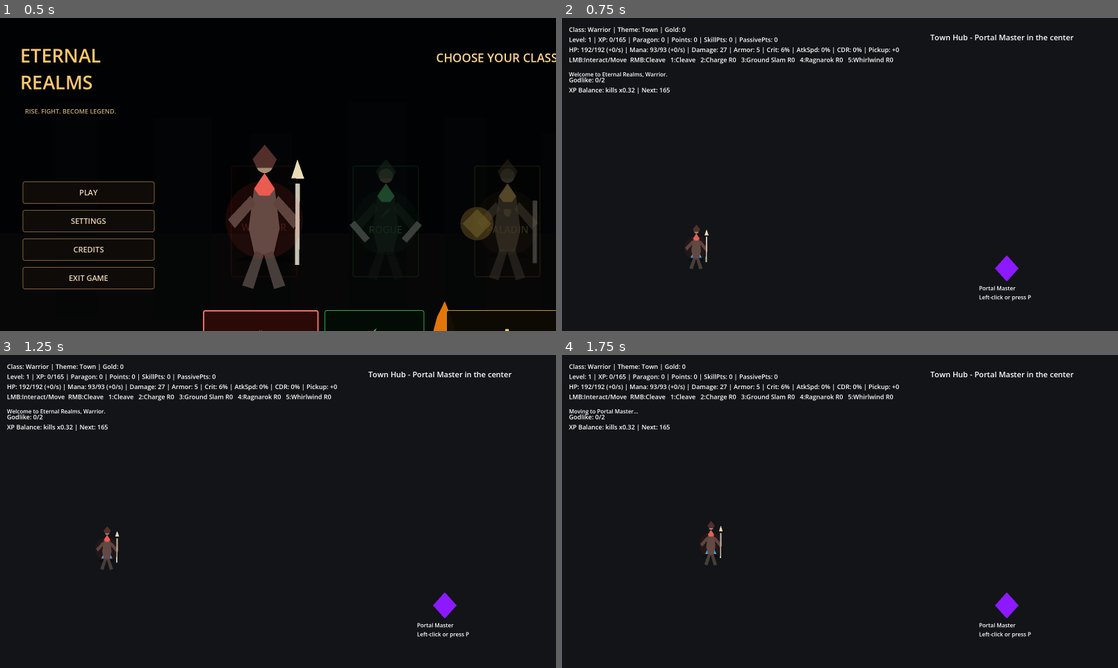
Above: before the commit, frames 1-4 (two rows, left to right).
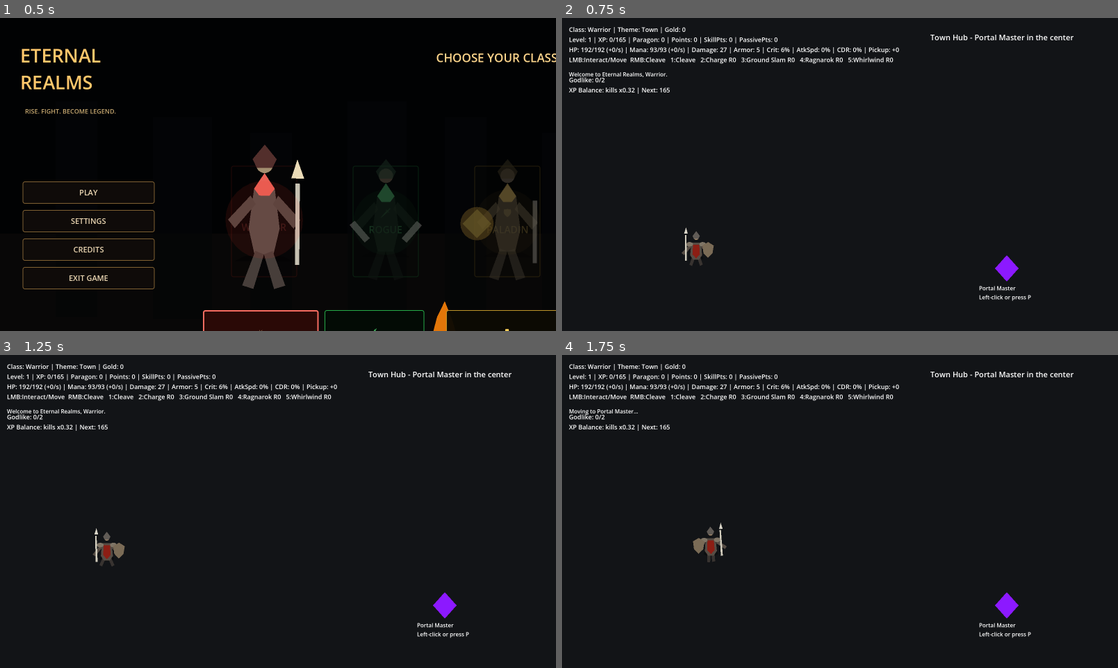
Above: after the commit, the same moments.

Repository: timjohan93-cyber/Eternal-Realms
Game: Godot game, scene res://scenes/Main.tscn
Two runs of this game, one before a commit and one after it. Both use one fixed random seed, a clock stepped at 60 frames per second and the inputs below.
Inputs (mouse positions are in pixels of both pictures, inside the frame that each line leads up to):
- Up to frame 1 (0.5 s): no input
- Up to frame 2 (0.75 s): click "PLAY" at 0.5 s
- Up to frame 3 (1.25 s): no input
- Up to frame 4 (1.75 s): tap P at 1.25, 1.35 s; move the mouse to (962, 495) at 1.27 s; hold D from 1.28 s (still down); click (962, 495) at 1.42 s

Frame 1 is identical in both runs. In frame 2, 0.3% of the frame differs, in the area x 21-28%, y 66-81%; in frame 3, 0.3%, in the area x 16-23%, y 54-69%; in frame 4, 0.3%.

Commit message:
Use V8.1A shared character body parts script

Diff:
--- a/scenes/Main.tscn
+++ b/scenes/Main.tscn
@@ -1,6 +1,6 @@
 [gd_scene load_steps=2 format=3]
 
-[ext_resource type="Script" path="res://scripts/MainV80B.gd" id="1"]
+[ext_resource type="Script" path="res://scripts/MainV81A.gd" id="1"]
 
 [node name="Main" type="Node2D"]
 script = ExtResource("1")
